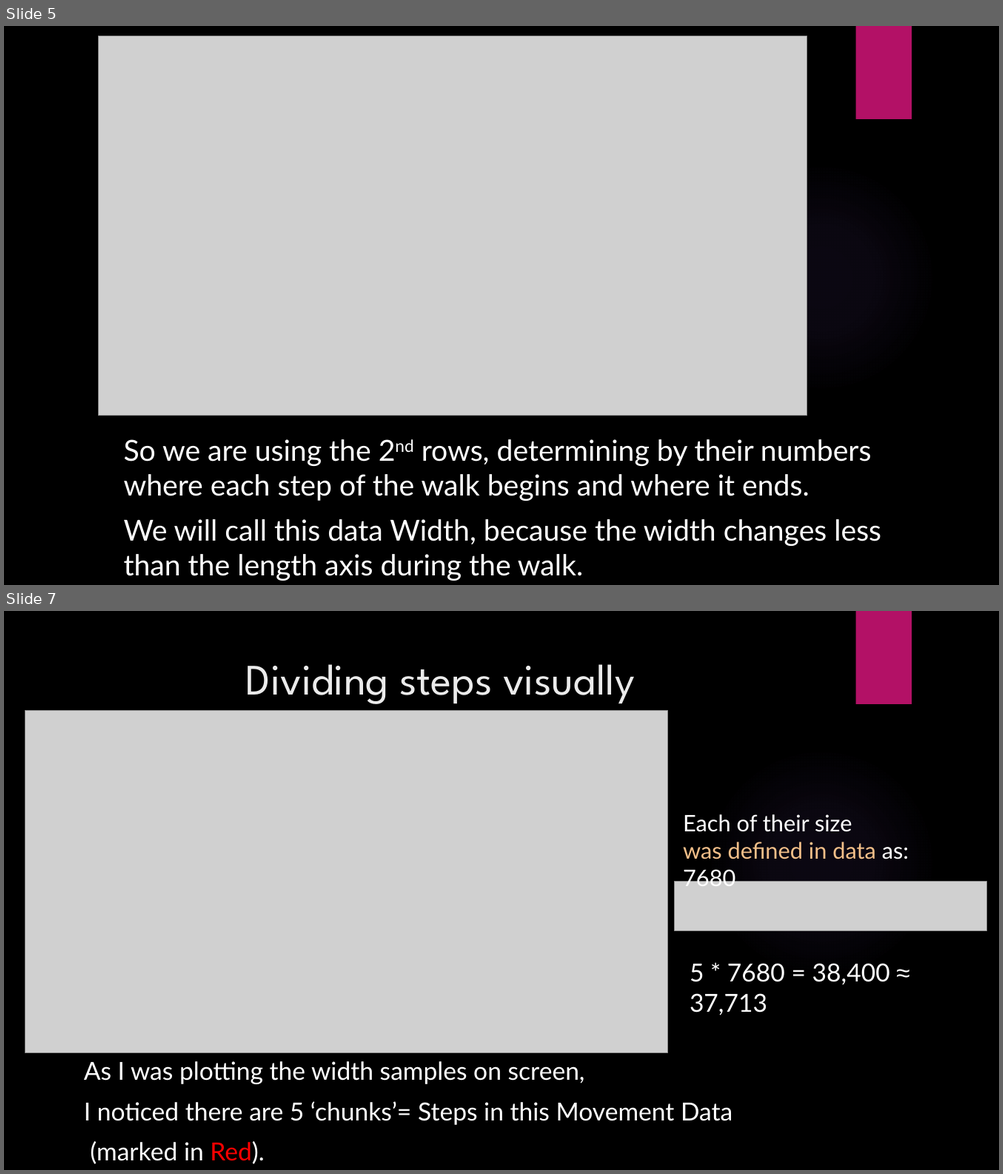
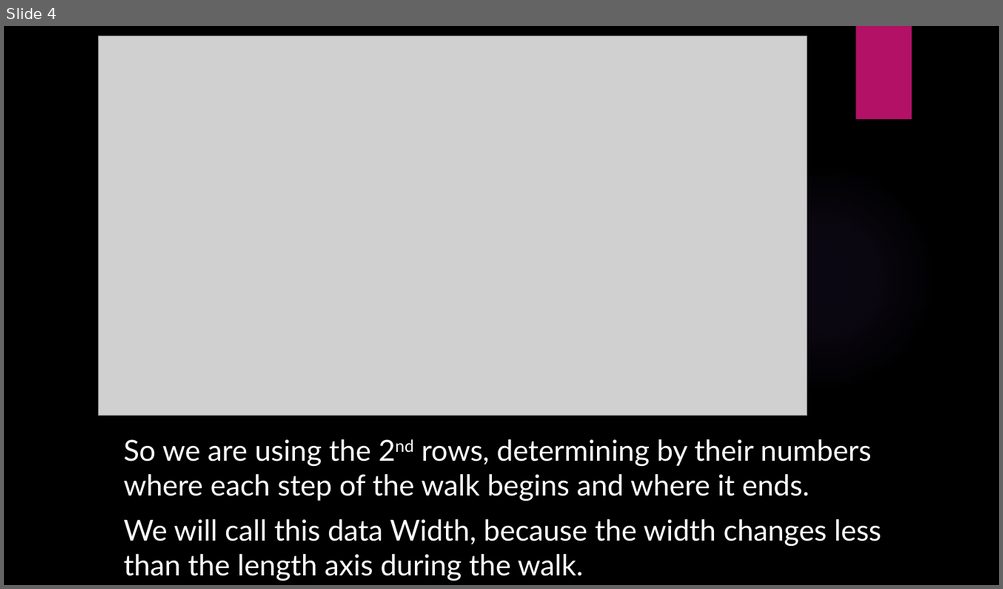
Before and after one commit to Omri110/Gyroscope-step-modeling--Matlab, a slide deck: Project_Presentation.pptx. Shown one above the other, each under a label of ours: slides 5 and 7 before the commit, slide 4 after it; the slides between them are not shown. The pictures are 1003x1174 and 1003x589 pixels, drawn with LibreOffice and Linux fonts; fonts in the diff are those of the drawing; grey boxes stand for pictures; background and template pictures are left out. Boxes give left, top, right and bottom in pixels: in the first picture for what was removed or moved away, otherwise in the second. Text is boxed around its words. In the diff, an @@ line names an element or a change of style, - is before the commit and + after.

Commit message:
project about IMU Data steps analyzing
project about IMU Data steps analyzing

```diff
--- a/Project_Presentation.pptx
+++ b/Project_Presentation.pptx
@@ slide 7 removed at <box>4,611,999,1170</box>, background picture (left out); not listed: 2 template elements that a slide beside it also shows @@
@@ title removed at <box>246,664,634,704</box> @@
-Dividing steps visually
@@ picture removed at <box>25,711,667,1054</box> @@
@@ text removed at <box>683,815,908,891</box> @@
-Each of their size
-was defined in data as: 7680
@@ picture removed at <box>674,882,987,931</box> @@
@@ text removed at <box>689,963,890,1016</box> @@
-5 * 7680 = 38,400 ≈ 37,713
@@ text removed at <box>84,1062,732,1165</box> @@
-As I was plotting the width samples on screen,
-I noticed there are 5 ‘chunks’= Steps in this Movement Data
-(marked in Red).
@@ what was slide 5 is now slide 4 @@
```
Also in this commit, not shown: 4 slides changed, 6 slides added, 2 other slides removed, 25 other files.
